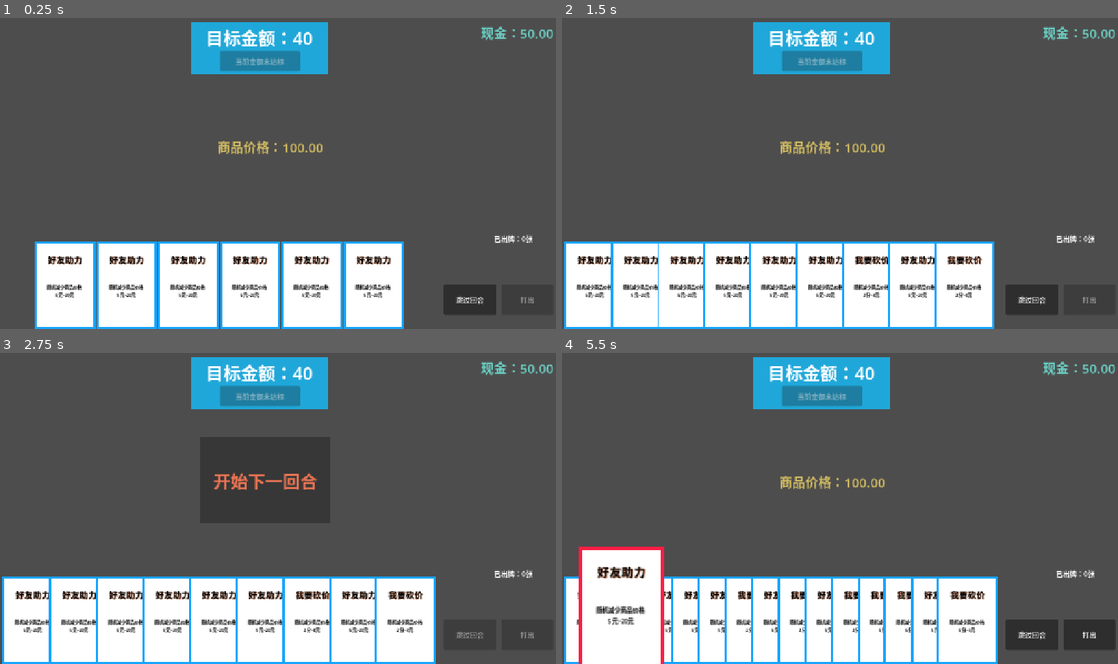
Above: before the commit, frames 1-4 (two rows, left to right).
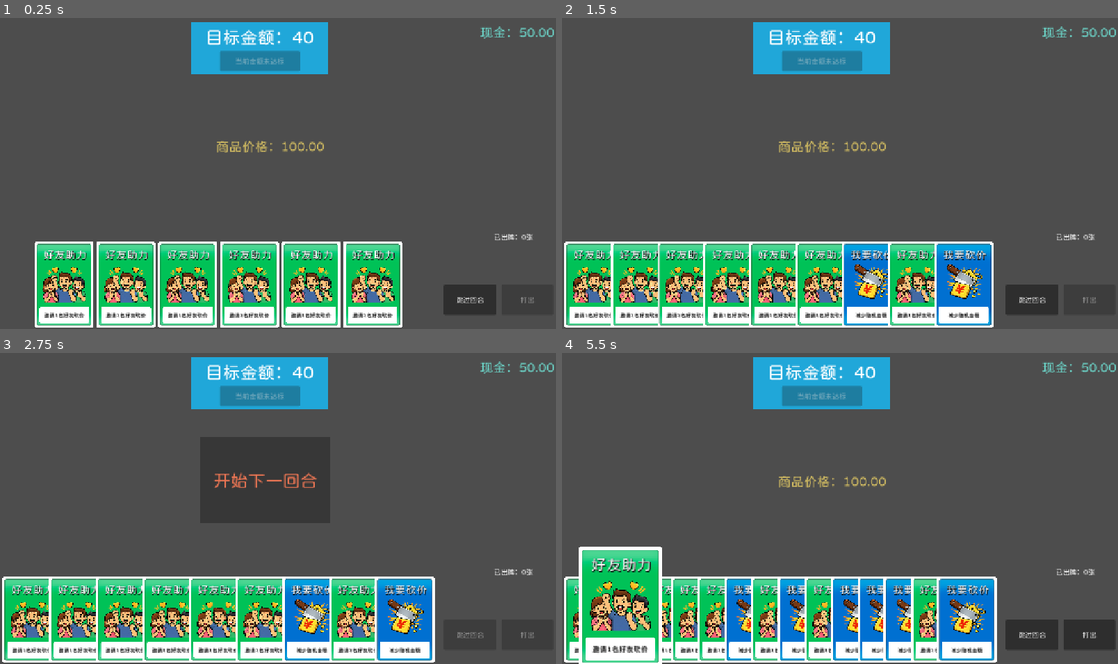
Above: after the commit, the same moments.

Repository: Psi-Dean/ProjectCutOff
Game: Godot game, scene res://scenes/main.tscn
Two runs of this game, one before a commit and one after it. Both use one fixed random seed, a clock stepped at 60 frames per second and the inputs below.
Inputs (mouse positions are in pixels of both pictures, inside the frame that each line leads up to):
- Up to frame 1 (0.25 s): no input
- Up to frame 2 (1.5 s): click "跳过回合" at 0.5 s; click "开始下一回合" at 1.25 s
- Up to frame 3 (2.75 s): click "跳过回合" at 2 s
- Up to frame 4 (5.5 s): click "开始下一回合" at 2.75 s; click "跳过回合" at 3.5 s; click "开始下一回合" at 4.25 s; tap Enter at 5 s; move the mouse to (595, 620) at 5.02 s; click (595, 620) at 5.17 s

The runs differ from the first frame. In frame 1, 17% of the frame differs, in the area x 6-100%, y 2-100%; in frame 2, 20%; in frame 3, 20%; in frame 4, 21%, in the area x 0-100%, y 2-100%.

Commit message:
# 将牌组字典转化为资源类型 # 增加卡牌UI

Diff:
--- /dev/null
+++ b/resources/cards/common_cut.tres
@@ -0,0 +1,14 @@
+[gd_resource type="Resource" script_class="CardData" format=3 uid="uid://dokxx42uoltc4"]
+
+[ext_resource type="Texture2D" uid="uid://b13xxyultxcw3" path="res://assets/card/common_cut.png" id="1_7wmth"]
+[ext_resource type="Script" uid="uid://yxva4vhuhenh" path="res://scripts/card_resource.gd" id="1_cjo8a"]
+
+[resource]
+script = ExtResource("1_cjo8a")
+name = "我要砍价"
+description = "减少随机金额"
+min_cut_value = 0.05
+max_cut_value = 10.0
+mindset_cost = 2.5
+card_ui = ExtResource("1_7wmth")
+metadata/_custom_type_script = "uid://yxva4vhuhenh"
--- /dev/null
+++ b/resources/cards/friend_help.tres
@@ -0,0 +1,14 @@
+[gd_resource type="Resource" script_class="CardData" format=3 uid="uid://w4iji8n76tgl"]
+
+[ext_resource type="Texture2D" uid="uid://73nnat7mxkse" path="res://assets/card/friend_help.png" id="1_3tes3"]
+[ext_resource type="Script" uid="uid://yxva4vhuhenh" path="res://scripts/card_resource.gd" id="1_ewgun"]
+
+[resource]
+script = ExtResource("1_ewgun")
+name = "好友助力"
+description = "邀请1名好友砍价"
+min_cut_value = 5.0
+max_cut_value = 20.0
+popularity_cost = 1
+card_ui = ExtResource("1_3tes3")
+metadata/_custom_type_script = "uid://yxva4vhuhenh"
--- a/scenes/card_template.tscn
+++ b/scenes/card_template.tscn
@@ -1,6 +1,8 @@
 [gd_scene format=3 uid="uid://bd2nraidoxxf6"]
 
 [ext_resource type="Script" uid="uid://f573iqcxfcns" path="res://scripts/card_template.gd" id="1_y1fi3"]
+[ext_resource type="FontFile" uid="uid://cn6rf5wiexr3d" path="res://assets/font/猫啃网糖圆体(测试版)0.12.ttf" id="2_rb1uo"]
+[ext_resource type="Texture2D" uid="uid://b13xxyultxcw3" path="res://assets/card/common_cut.png" id="2_u5ol4"]
 
 [node name="Card" type="Control" unique_id=1823589954]
 custom_minimum_size = Vector2(140, 200)
@@ -10,30 +12,20 @@
 offset_bottom = 200.0
 script = ExtResource("1_y1fi3")
 
-[node name="CardColorBG" type="ColorRect" parent="." unique_id=587988184]
+[node name="CardImg" type="TextureRect" parent="." unique_id=1418816598]
 layout_mode = 1
-anchors_preset = 15
-anchor_right = 1.0
-anchor_bottom = 1.0
-grow_horizontal = 2
-grow_vertical = 2
-mouse_filter = 2
-color = Color(0.09019608, 0.64705884, 0.99607843, 1)
-
-[node name="CardColorFT" type="ColorRect" parent="." unique_id=349466097]
-layout_mode = 1
-anchors_preset = 8
-anchor_left = 0.5
+anchors_preset = -1
+anchor_left = 0.48600003
 anchor_top = 0.5
-anchor_right = 0.5
+anchor_right = 0.48600003
 anchor_bottom = 0.5
-offset_left = -65.0
-offset_top = -95.0
-offset_right = 65.0
-offset_bottom = 95.0
-grow_horizontal = 2
-grow_vertical = 2
-mouse_filter = 2
+offset_left = -68.04
+offset_top = -100.0
+offset_right = 67.96
+offset_bottom = 98.0
+texture = ExtResource("2_u5ol4")
+expand_mode = 1
+stretch_mode = 6
 
 [node name="NameLabel" type="Label" parent="." unique_id=284479589]
 layout_mode = 1
@@ -43,14 +35,15 @@
 anchor_right = 0.5
 anchor_bottom = 0.5
 offset_left = -49.5
-offset_top = -71.0
+offset_top = -82.0
 offset_right = 49.5
-offset_bottom = -48.0
+offset_bottom = -59.0
 grow_horizontal = 2
 grow_vertical = 2
-theme_override_colors/font_color = Color(0, 0, 0, 1)
-theme_override_colors/font_shadow_color = Color(0.80082417, 0.5487058, 0.42846605, 1)
-theme_override_font_sizes/font_size = 20
+theme_override_colors/font_color = Color(1, 1, 1, 1)
+theme_override_colors/font_shadow_color = Color(0, 0, 0, 1)
+theme_override_fonts/font = ExtResource("2_rb1uo")
+theme_override_font_sizes/font_size = 25
 text = "卡牌名称"
 horizontal_alignment = 1
 vertical_alignment = 1
@@ -62,14 +55,16 @@
 anchor_top = 0.5
 anchor_right = 0.5
 anchor_bottom = 0.5
-offset_left = -44.0
-offset_top = -30.0
-offset_right = 41.0
-offset_bottom = 57.0
+offset_left = -56.0
+offset_top = 52.0
+offset_right = 52.0
+offset_bottom = 85.0
 grow_horizontal = 2
 grow_vertical = 2
 theme_override_colors/font_color = Color(0, 0, 0, 1)
-theme_override_font_sizes/font_size = 10
+theme_override_colors/font_shadow_color = Color(0.2, 0.2, 0.2, 0.4392157)
+theme_override_fonts/font = ExtResource("2_rb1uo")
+theme_override_font_sizes/font_size = 12
 text = "卡牌数值描述"
 horizontal_alignment = 1
 vertical_alignment = 1
--- a/scenes/main.tscn
+++ b/scenes/main.tscn
@@ -1,6 +1,7 @@
 [gd_scene format=3 uid="uid://dt4jx5ufmbkof"]
 
 [ext_resource type="Script" uid="uid://cq3a8xrvy3l18" path="res://scripts/game_manager.gd" id="1_o5qli"]
+[ext_resource type="FontFile" uid="uid://cn6rf5wiexr3d" path="res://assets/font/猫啃网糖圆体(测试版)0.12.ttf" id="2_sugp2"]
 
 [sub_resource type="StyleBoxFlat" id="StyleBoxFlat_o5qli"]
 bg_color = Color(0.21518216, 0.21518219, 0.21518207, 1)
@@ -46,6 +47,7 @@
 grow_horizontal = 2
 grow_vertical = 2
 theme_override_colors/font_color = Color(0.81960785, 0.73333335, 0.38039216, 1)
+theme_override_fonts/font = ExtResource("2_sugp2")
 theme_override_font_sizes/font_size = 30
 text = "价格：100"
 horizontal_alignment = 1
@@ -65,6 +67,7 @@
 grow_horizontal = 2
 grow_vertical = 2
 theme_override_colors/font_color = Color(0.41785318, 0.814361, 0.76842237, 1)
+theme_override_fonts/font = ExtResource("2_sugp2")
 theme_override_font_sizes/font_size = 30
 text = "现金：100"
 horizontal_alignment = 1
@@ -76,6 +79,7 @@
 offset_top = 618.0
 offset_right = 1274.0
 offset_bottom = 688.0
+theme_override_fonts/font = ExtResource("2_sugp2")
 text = "打出"
 
 [node name="SkipButton" type="Button" parent="UI" unique_id=486816806]
@@ -84,6 +88,7 @@
 offset_top = 618.0
 offset_right = 1142.0
 offset_bottom = 688.0
+theme_override_fonts/font = ExtResource("2_sugp2")
 text = "跳过回合"
 
 [node name="HandArea" type="Container" parent="UI" unique_id=1482669060]
@@ -100,6 +105,7 @@
 offset_right = 1250.0
 offset_bottom = 350.0
 theme_override_colors/font_color = Color(0.9882353, 0.1882353, 0, 1)
+theme_override_fonts/font = ExtResource("2_sugp2")
 theme_override_font_sizes/font_size = 25
 autowrap_mode = 3
 
@@ -109,6 +115,7 @@
 offset_top = 500.0
 offset_right = 1257.0
 offset_bottom = 570.0
+theme_override_fonts/font = ExtResource("2_sugp2")
 
 [node name="NextRoundButton" type="Button" parent="UI" unique_id=1840491543]
 visible = false
@@ -120,6 +127,7 @@
 theme_override_colors/font_color = Color(0.9112696, 0.45525503, 0.3234515, 1)
 theme_override_colors/font_pressed_color = Color(0.9112696, 0.45525503, 0.3234515, 1)
 theme_override_colors/font_hover_color = Color(0.9112696, 0.45525503, 0.3234515, 1)
+theme_override_fonts/font = ExtResource("2_sugp2")
 theme_override_font_sizes/font_size = 40
 theme_override_styles/normal = SubResource("StyleBoxFlat_o5qli")
 theme_override_styles/pressed = SubResource("StyleBoxFlat_sugp2")
@@ -141,6 +149,7 @@
 offset_top = 5.0
 offset_right = 309.0
 offset_bottom = 67.0
+theme_override_fonts/font = ExtResource("2_sugp2")
 theme_override_font_sizes/font_size = 40
 theme_override_styles/normal = SubResource("StyleBoxFlat_tbgi4")
 text = "目标金额：40"
@@ -154,6 +163,7 @@
 offset_top = 68.0
 offset_right = 250.0
 offset_bottom = 114.0
+theme_override_fonts/font = ExtResource("2_sugp2")
 theme_override_styles/normal = SubResource("StyleBoxFlat_tefeu")
 text = "是"
 
@@ -162,6 +172,7 @@
 offset_right = 1280.0
 offset_bottom = 719.0
 mouse_filter = 0
+theme_override_fonts/font = ExtResource("2_sugp2")
 theme_override_font_sizes/font_size = 60
 theme_override_styles/normal = SubResource("StyleBoxFlat_o6xl0")
 text = "游戏胜利"
--- /dev/null
+++ b/scripts/card_resource.gd
@@ -0,0 +1,10 @@
+extends Resource
+class_name CardData
+
+@export var name:String = ""
+@export var description:String = ""
+@export var min_cut_value:float = 0.00
+@export var max_cut_value:float = 0.00
+@export var mindset_cost:float = 0.00
+@export var popularity_cost:int = 0
+@export var card_ui:Texture2D
--- a/scripts/card_template.gd
+++ b/scripts/card_template.gd
@@ -1,10 +1,11 @@
 extends Control
 # 声明一个自定义的singal信号
 signal card_clicked(index:int)
-@onready var card_color_bg: ColorRect = $CardColorBG
-@onready var card_color_ft: ColorRect = $CardColorFT
+
 @onready var name_label: Label = $NameLabel
 @onready var value_label: Label = $ValueLabel
+@onready var card_img: TextureRect = $CardImg
+
 
 var card_index:int = -1
 # 位移距离变量
@@ -25,10 +26,11 @@
 	pivot_offset = size / 2
 
 # 获取game_manager传入的卡牌字典值和卡牌索引
-func setup_card(data:Dictionary, index:int):
+func setup_card(data:CardData, index:int):
 	card_index = index
-	name_label.text = data["name"]
-	value_label.text = data["description"]
+	name_label.text = data.name
+	value_label.text = data.description
+	card_img.texture = data.card_ui
 # 监听鼠标输入
 func _gui_input(event: InputEvent) -> void:
 	if (event is InputEventMouseButton):
@@ -39,7 +41,7 @@
 	is_selected = selected
 	if is_selected:
 		z_index = 1
-		card_color_bg.color = Color("fd1d44ff")
+		#card_color_bg.color = Color("fd1d44ff")
 		#if tween:
 			#tween.kill()
 		#tween = create_tween()
@@ -48,7 +50,7 @@
 			#.set_ease(Tween.EASE_OUT)
 	else:
 		z_index = 0
-		card_color_bg.color = Color("17a5feff")
+		#card_color_bg.color = Color("17a5feff")
 		#if tween:
 			#tween.kill()
 		#tween = create_tween()
--- a/scripts/game_manager.gd
+++ b/scripts/game_manager.gd
@@ -13,20 +13,20 @@
 @onready var game_over_label: Label = $"../GameOverLabel"
 
 const CardScene = preload("res://scenes/card_template.tscn")
-const CardsData = preload("res://scripts/cards_data.gd")
+#const CardsData = preload("res://scripts/cards_data.gd")
 var play_state = GameState.PlayState.PLAYER_TURN
 var current_price:float = 100.00
 var current_money:float = 50.00
 var goal_price:float = 40.00
 var card_buttons:Array = []
 
-var basic_cards_deck = CardsData.BASIC_CARDS
+var basic_cards_deck:Array[CardData] = []
 var setup_cards_limit:int = 6
 var round_cards_limit:int = 3
-var player_cards:Array = []
+var player_cards:Array[CardData] = []
 var selected_card_index:int = -1
 var final_cut_value:float = 0.00
-var current_select_card = null
+var current_select_card:CardData = null
 var roll_times:int = 15
 var move_limit:int = 3
 var move_count:int = 0
@@ -35,6 +35,7 @@
 
 
 func _ready() -> void:
+	load_card_resources()
 	setup_cards()
 	check_end_turn()
 	update_cards_display()
@@ -150,8 +151,8 @@
 		return false
 
 	current_select_card = player_cards[selected_card_index]
-	print("当前使用卡牌：", current_select_card["name"])
-	var random_value = randf_range(current_select_card["min_cut_value"], current_select_card["max_cut_value"])
+	print("当前使用卡牌：", current_select_card.name)
+	var random_value = randf_range(current_select_card.min_cut_value, current_select_card.max_cut_value)
 	final_cut_value = random_value
 	print("随机砍价：", random_value)
 	print("最终砍价：", final_cut_value)
@@ -233,7 +234,7 @@
 	]
 	await get_tree().create_timer(0.09).timeout
 	for i in range(roll_times):
-		var rand = randf_range(current_select_card["min_cut_value"], current_select_card["max_cut_value"])
+		var rand = randf_range(current_select_card.min_cut_value, current_select_card.max_cut_value)
 		random_cut_value.text = \
 		"%s%s" %[
 			"本次砍价：",
@@ -349,3 +350,11 @@
 		t.tween_property(card, "position:x", target_x, 0.2)
 		# 纵向位置重置为0，防止排列位置时出现跳动
 		#t.parallel().tween_property(card, "position:y", 0, 0.2)
+
+func load_card_resources():
+	var cards_path = "res://resources/cards/"
+	var card_res = DirAccess.get_files_at(cards_path)
+	for i in card_res:
+		if i.ends_with(".tres"):
+			var card_res_path = cards_path.path_join(i)
+			basic_cards_deck.append(load(card_res_path))
Binary file added: assets/card/common_cut.png
Not shown, added: assets/card/common_cut.png.import
Binary file added: assets/card/friend_help.png
Not shown, added: assets/card/friend_help.png.import
Binary file added: assets/card/卡片与欢庆的时刻.png
Binary file added: assets/font/猫啃网糖圆体(测试版)0.12.ttf
Binary file added: assets/ui/ui_1.jpg
Binary file added: assets/ui/ui_2.jpg
Not shown, added: scripts/card_resource.gd.uid
Not shown, changed: 开发建议与优化方案.md
